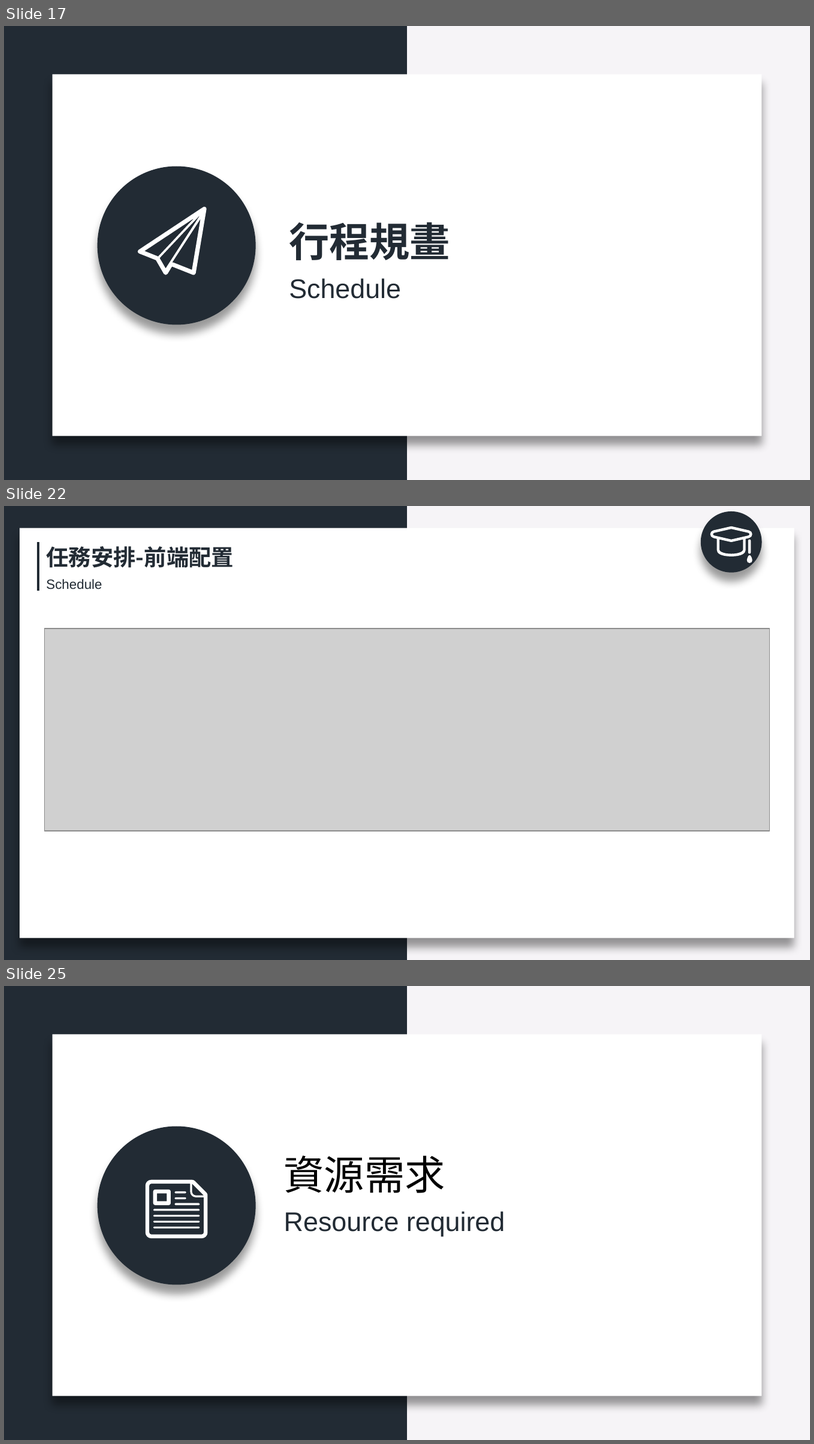
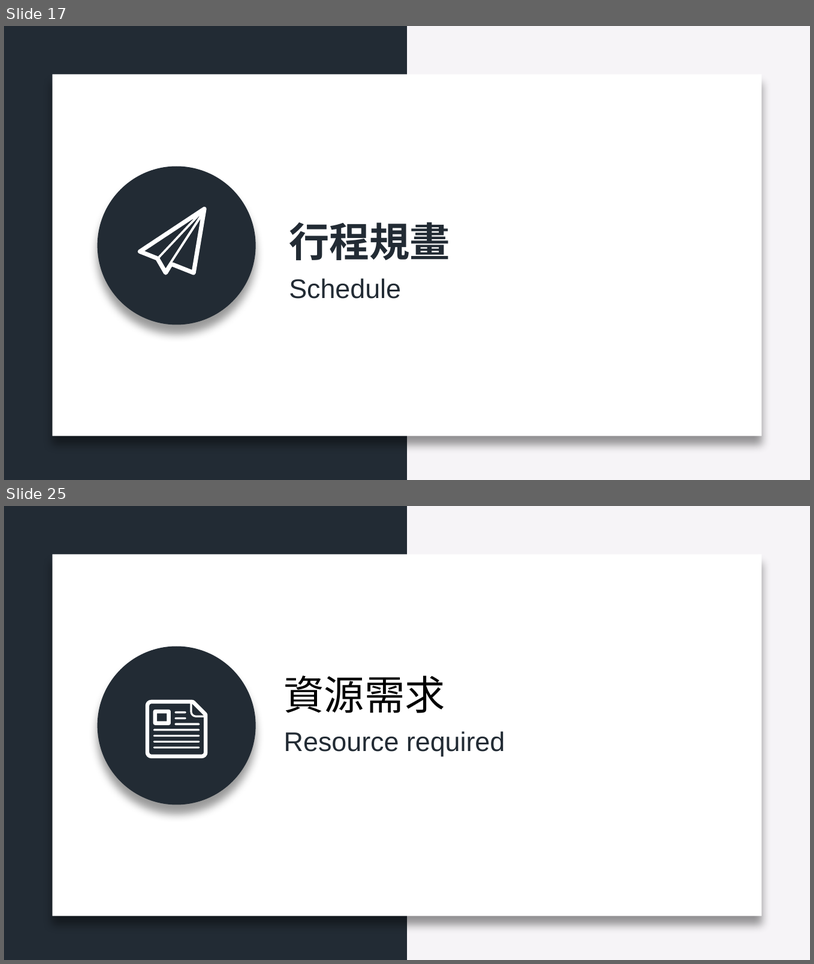
Before and after one commit to Chiang-Jhih-Ciang/108_SM_TEAM1, a slide deck: 0451060_108_SM_TEAM1.pptx. Shown one above the other, each under a label of ours: slides 17, 22 and 25 before the commit, slides 17 and 25 after it; the slides between them are not shown. The pictures are 814x1444 and 814x964 pixels, drawn with LibreOffice and Linux fonts; fonts in the diff are those of the drawing; grey boxes stand for pictures. Boxes give left, top, right and bottom in pixels: in the first picture for what was removed or moved away, otherwise in the second. Text is boxed around its words. In the diff, an @@ line names an element or a change of style, - is before the commit and + after.

```diff
--- a/0451060_108_SM_TEAM1.pptx
+++ b/0451060_108_SM_TEAM1.pptx
@@ slide 22 removed at bbox=[4, 506, 810, 960], background #F6F4F7; not listed: 1 template element that a slide beside it also shows @@
@@ rectangle removed at bbox=[20, 528, 795, 937] @@
@@ line removed from (39, 542) to (39, 591) @@
@@ text removed at bbox=[46, 546, 234, 568] @@
-任務安排-前端配置
@@ group removed at bbox=[701, 511, 762, 573]: 3 freeform shapes, 1 ellipse @@
@@ text removed at bbox=[46, 579, 102, 589] @@
-Schedule
@@ picture removed at bbox=[44, 628, 769, 831] @@
```
Also in this commit, not shown: 6 slides changed, 5 slides added, 4 other slides removed.
